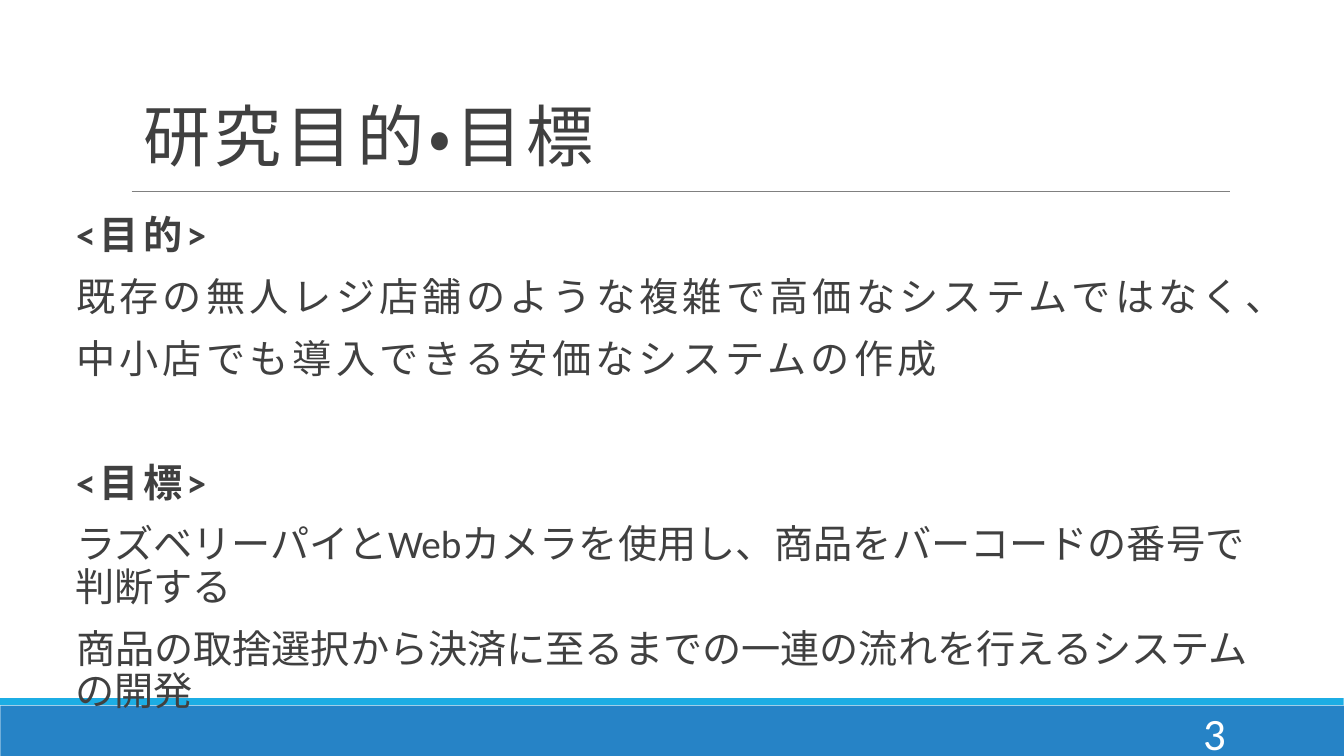
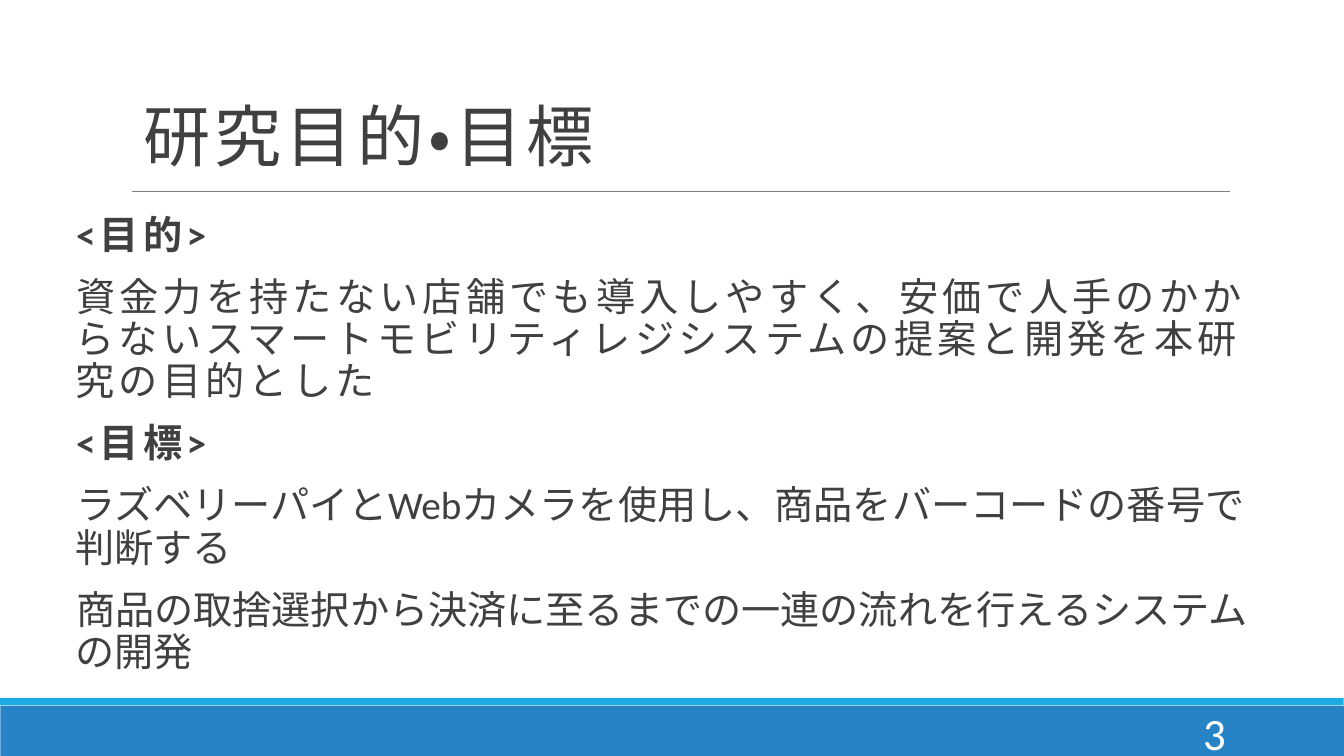
Before and after one commit to DJ956/YoloBarcodeReader, a slide deck: slide 4 of プレゼン/enpit_dan.pptx. Drawn at 1344x756 pixels with LibreOffice and Linux fonts; fonts in the diff are those of the drawing. Boxes give left, top, right and bottom in pixels: in the first picture for what was removed or moved away, otherwise in the second. Text is boxed around its words. In the diff, an @@ line names an element or a change of style, - is before the commit and + after.

```diff
--- a/プレゼン/enpit_dan.pptx
+++ b/プレゼン/enpit_dan.pptx
@@ text at (75,278,1241,398): text changed @@
-  既存の無人レジ店舗のような複雑で高価なシステムではなく、
-  中小店でも導入できる安価なシステムの作成
+  資金力を持たない店舗でも導入しやすく、安価で人手のかからないスマートモビリティレジシステムの提案と開発を本研究の目的とした
```
Also in this commit, not shown: 5 other slides changed, 7 slides added, 8 slides removed, 1 other file.
